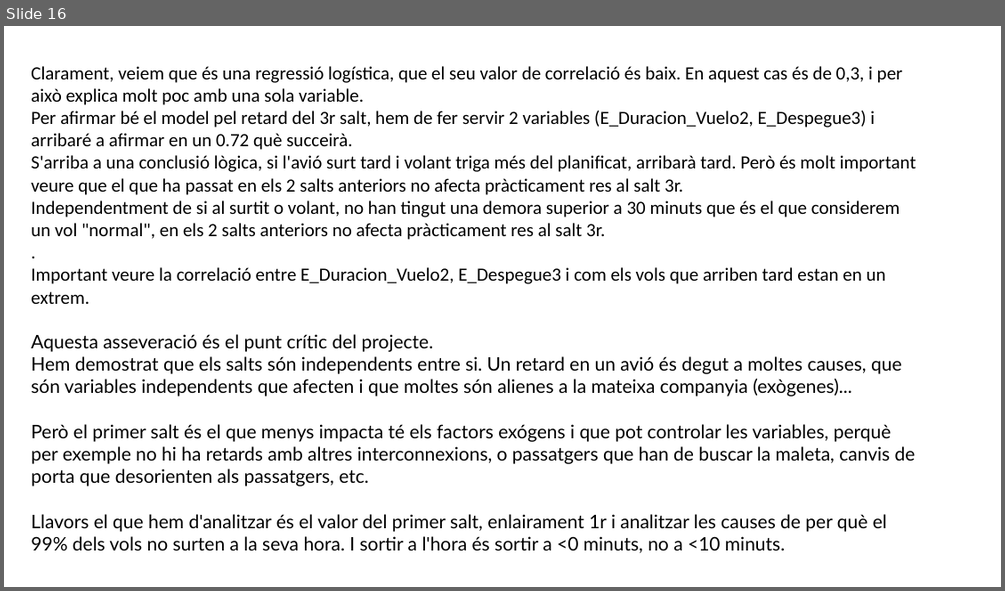
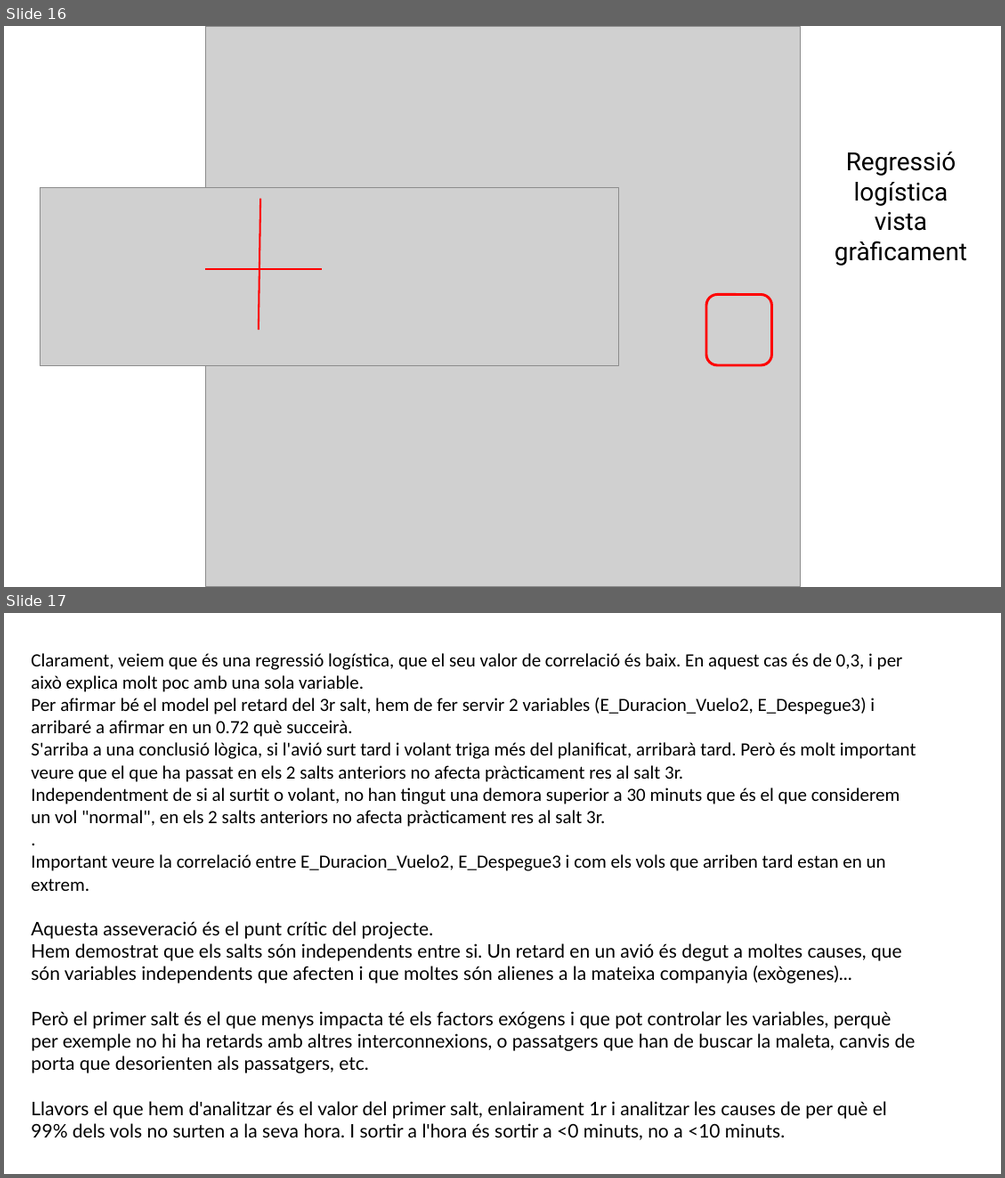
Before and after one commit to JMML2021/Entrega-projecte-final, a slide deck: 4 Presentación final.pptx. Shown one above the other, each under a label of ours: slide 16 before the commit, slides 16 and 17 after it. The pictures are 1005x591 and 1005x1178 pixels, drawn with LibreOffice and Linux fonts; fonts in the diff are those of the drawing; grey boxes stand for pictures; background and template pictures are left out. Boxes give left, top, right and bottom in pixels: in the first picture for what was removed or moved away, otherwise in the second. Text is boxed around its words. In the diff, an @@ line names an element or a change of style, - is before the commit and + after.

```diff
--- a/4 Presentación final.pptx
+++ b/4 Presentación final.pptx
@@ slide 16 added at bbox=[4, 26, 1001, 587], background #FFFFFF @@
@@ picture added at bbox=[205, 26, 800, 586] @@
@@ text added at bbox=[834, 151, 967, 265], 24 pt, text #000000 @@
+Regressió logística
+vista
+gràficament
@@ picture added at bbox=[40, 187, 618, 365] @@
@@ line added from (259, 329) to (260, 199), #FF0000 1.75 pt @@
@@ line added from (205, 269) to (322, 269), #FF0000 1.75 pt @@
@@ rounded rectangle added at bbox=[706, 295, 772, 365], outline #FF0000 2.5 pt @@
@@ what was slide 16 is now slide 17 @@
```
Also in this commit, not shown: 9 slides changed, 7 other slides added, 5 slides removed.
